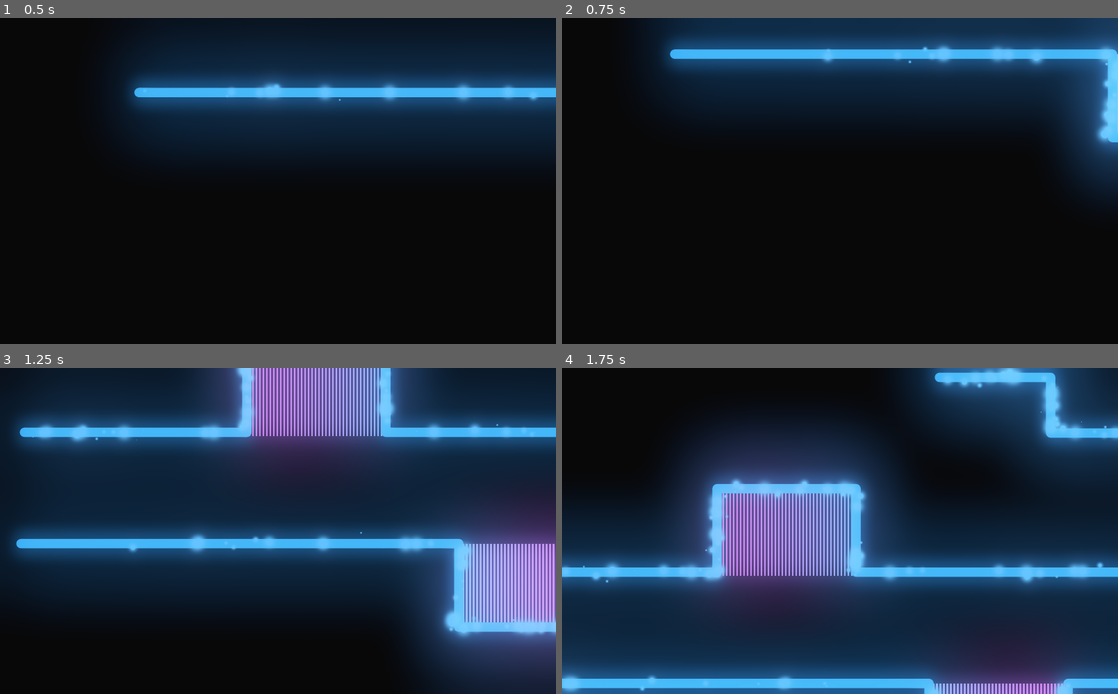
Above: before the commit, frames 1-4 (two rows, left to right).
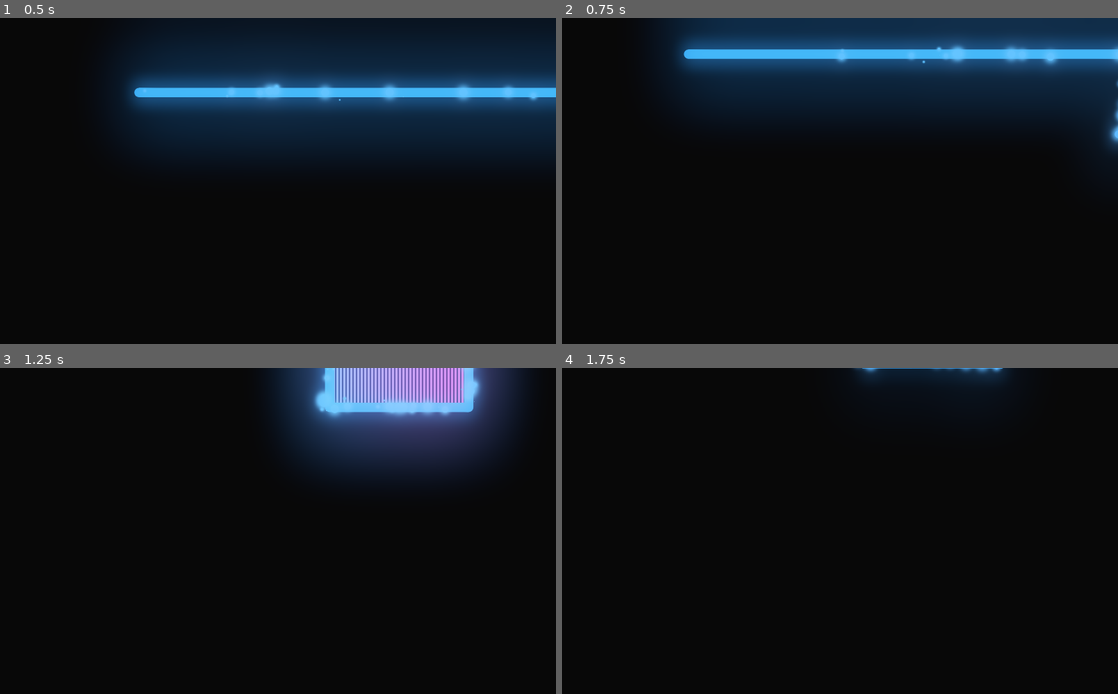
Above: after the commit, the same moments.

Repository: grusad/Spectrum-Bret
Game: Godot game, scene res://src/Game.tscn
Same seed, same stepped clock (60 frames per second), same inputs: the game is played once before the commit and once after it.
Inputs:
- Up to frame 1 (0.5 s): no input
- Up to frame 2 (0.75 s): hold Right (ui_right) from 0.53 s (still down); tap Space (jump) at 0.6 s
- Up to frame 3 (1.25 s): keep holding Right (ui_right); tap Space (jump) at 0.77, 1.07 s
- Up to frame 4 (1.75 s): keep holding Right (ui_right); tap Space (jump) at 1.35, 1.52 s

Frame 1 is identical in both runs. In frame 2, 4.2% of the frame differs, in the area x 18-100%, y 6-54%; in frame 3, 76%; in frame 4, 80%, in the area x 0-100%, y 0-100%.

Commit message:
jennan e best

Diff:
--- a/src/Player.gd
+++ b/src/Player.gd
@@ -1,5 +1,6 @@
 extends KinematicBody2D
 
+onready var aim_pivot = $AimPivot
 
 var velocity = Vector2()
 var states = [] setget push_state
@@ -14,15 +15,23 @@
 
 	for state in states:
 		state.physics_process(delta)
+		print(state.name)
+	print("")
 
 	velocity = move_and_slide(velocity, Vector2.UP)
 
+func _process(delta):
+	for state in states:
+		state.process(delta)
+
 func apply_horizontal_movement(input_direction, acceleration, max_walk_speed, delta):
-	velocity.x = lerp(velocity.x, input_direction.x * max_walk_speed, acceleration)
+	velocity.x = lerp(velocity.x, input_direction.x * max_walk_speed, acceleration * delta)
 
-func apply_horizontal_friction(friction):
-	velocity.x = lerp(velocity.x, 0, friction)
+func apply_horizontal_friction(friction, delta):
+	velocity.x = lerp(velocity.x, 0, friction * delta)
 
+func apply_friction(friction, delta):
+	velocity = lerp(velocity, Vector2.ZERO, friction * delta)
 
 func apply_force(direction, force):
 
@@ -43,4 +52,6 @@
 	states.push_back(state)
 
 func has_state(state):
-	return true if states.has(state) else false
+	if typeof(state) == TYPE_STRING:
+		return states.has(get_state(state))
+	return states.has(state)
--- a/src/Player.tscn
+++ b/src/Player.tscn
@@ -6,6 +6,7 @@
 [ext_resource path="res://src/states/GravityState.gd" type="Script" id=4]
 [ext_resource path="res://src/states/JumpState.gd" type="Script" id=5]
 [ext_resource path="res://src/states/FallState.gd" type="Script" id=6]
+[ext_resource path="res://src/states/DashState.gd" type="Script" id=7]
 
 [sub_resource type="CircleShape2D" id=1]
 radius = 24.0
@@ -37,3 +38,13 @@
 
 [node name="FallState" type="Node" parent="States"]
 script = ExtResource( 6 )
+
+[node name="DashState" type="Node" parent="States"]
+script = ExtResource( 7 )
+
+[node name="AimPivot" type="Node2D" parent="."]
+visible = false
+
+[node name="Aim" type="Line2D" parent="AimPivot"]
+points = PoolVector2Array( 24, 0, 48, 0 )
+width = 4.0
--- /dev/null
+++ b/src/states/DashState.gd
@@ -0,0 +1,42 @@
+extends State
+
+var time_deacceleration = 0.15
+var rotation_speed = 500
+var force = 2500
+var has_released_dash = false
+var deacceleration_friction = 20.0
+var dash_time = 0.2
+var timer = 0
+
+func enter_state(parent, previous_state):
+	.enter_state(parent, previous_state)
+	parent.aim_pivot.visible = true
+	remove_state(parent.get_state("GravityState"))
+
+func exit_state():
+	timer = 0
+	has_released_dash = false
+	combine_with(parent.get_state("GravityState"))
+
+func physics_process(delta):
+	if not has_released_dash:
+		Engine.time_scale = lerp(Engine.time_scale, 0.01, time_deacceleration)
+		parent.aim_pivot.rotation_degrees += rotation_speed * delta * (1 / Engine.time_scale * 0.5)
+
+	if Input.is_action_just_released("jump") and not has_released_dash:
+		has_released_dash = true
+		Engine.time_scale = 1.0
+		parent.apply_force(Vector2(1, 0).rotated(parent.aim_pivot.rotation), force)
+		parent.aim_pivot.rotation_degrees = 0
+		parent.aim_pivot.visible = false
+
+	if has_released_dash:
+		timer += delta
+		if timer >= dash_time:
+
+			parent.apply_friction(deacceleration_friction, delta)
+
+			print(parent.velocity.length())
+
+			if(parent.velocity.length() < 0.05):
+				remove_state(self)
--- a/src/states/FallState.gd
+++ b/src/states/FallState.gd
@@ -6,5 +6,5 @@
 	.enter_state(parent, previous_state)
 
 func physics_process(delta):
-	if parent.velocity.y == 0:
+	if parent.is_on_floor():
 		transition_to(parent.get_state("IdleState"))
--- a/src/states/IdleState.gd
+++ b/src/states/IdleState.gd
@@ -1,6 +1,6 @@
 extends State
 
-var deacceleration_friction = 0.4
+var deacceleration_friction = 6
 
 func enter_state(parent, previous_state):
 	.enter_state(parent, previous_state)
@@ -10,6 +10,6 @@
 	if parent.get_input_direction().length() > 0:
 		transition_to(parent.get_state("MoveState"))
 	if Input.is_action_just_pressed("jump"):
-		combine_with(parent.get_state("JumpState"))
+		transition_to(parent.get_state("JumpState"))
 
-	parent.apply_horizontal_friction(deacceleration_friction)
+	parent.apply_horizontal_friction(deacceleration_friction, delta)
--- a/src/states/JumpState.gd
+++ b/src/states/JumpState.gd
@@ -1,11 +1,33 @@
 extends State
 
 var jump_force = 1000
+var acceleration = 6
+var max_air_speed = 500
+var max_dash = 1
+var current_dash = 0
 
 func enter_state(parent, previous_state):
 	.enter_state(parent, previous_state)
 	parent.apply_force(Vector2.UP, jump_force)
 
+func exit_state():
+	current_dash = 0
+
 func physics_process(delta):
-	if parent.velocity.y > 0:
-		transition_to(parent.get_state("FallState"))
+
+	if not parent.has_state("DashState"):
+		var input_direction = parent.get_input_direction()
+		if input_direction.x != 0:
+			parent.apply_horizontal_movement(input_direction, acceleration, max_air_speed, delta)
+
+	#To not catch the initial jump event
+	yield(get_tree(), "physics_frame")
+
+	if Input.is_action_just_pressed("jump") and current_dash < max_dash:
+		current_dash += 1
+		combine_with(parent.get_state("DashState"))
+
+	if parent.is_on_floor():
+		if parent.has_state("DashState"):
+			remove_state(parent.get_state("DashState"))
+		transition_to(parent.get_state("IdleState"))
--- a/src/states/MoveState.gd
+++ b/src/states/MoveState.gd
@@ -1,6 +1,6 @@
 extends State
 
-var acceleration = 0.3
+var acceleration = 6
 var max_walk_speed = 500
 
 func enter_state(parent, previous_state):
@@ -9,10 +9,11 @@
 func physics_process(delta):
 
 	if Input.is_action_just_pressed("jump"):
-		combine_with(parent.get_state("JumpState"))
+		transition_to(parent.get_state("JumpState"))
 
 	var input_direction = parent.get_input_direction()
-	if input_direction.length() > 0:
+
+	if input_direction.x != 0:
 		parent.apply_horizontal_movement(input_direction, acceleration, max_walk_speed, delta)
 	else:
 		transition_to(parent.get_state("IdleState"))
--- a/src/states/State.gd
+++ b/src/states/State.gd
@@ -8,12 +8,15 @@
 func enter_state(parent, previou_state):
 	self.parent = parent
 	self.previous_state = previous_state
-	print(self.name)
+
 
 func exit_state():
 	pass
 
 func physics_process(delta):
+	pass
+
+func process(delta):
 	pass
 
 func transition_to(new_state):
@@ -26,3 +29,7 @@
 func combine_with(new_state):
 	new_state.enter_state(parent, self)
 	parent.push_state(new_state)
+
+func remove_state(state):
+	state.exit_state()
+	parent.states.erase(state)
Not shown: 1 places in src/Player.tscn that only renumber resources
